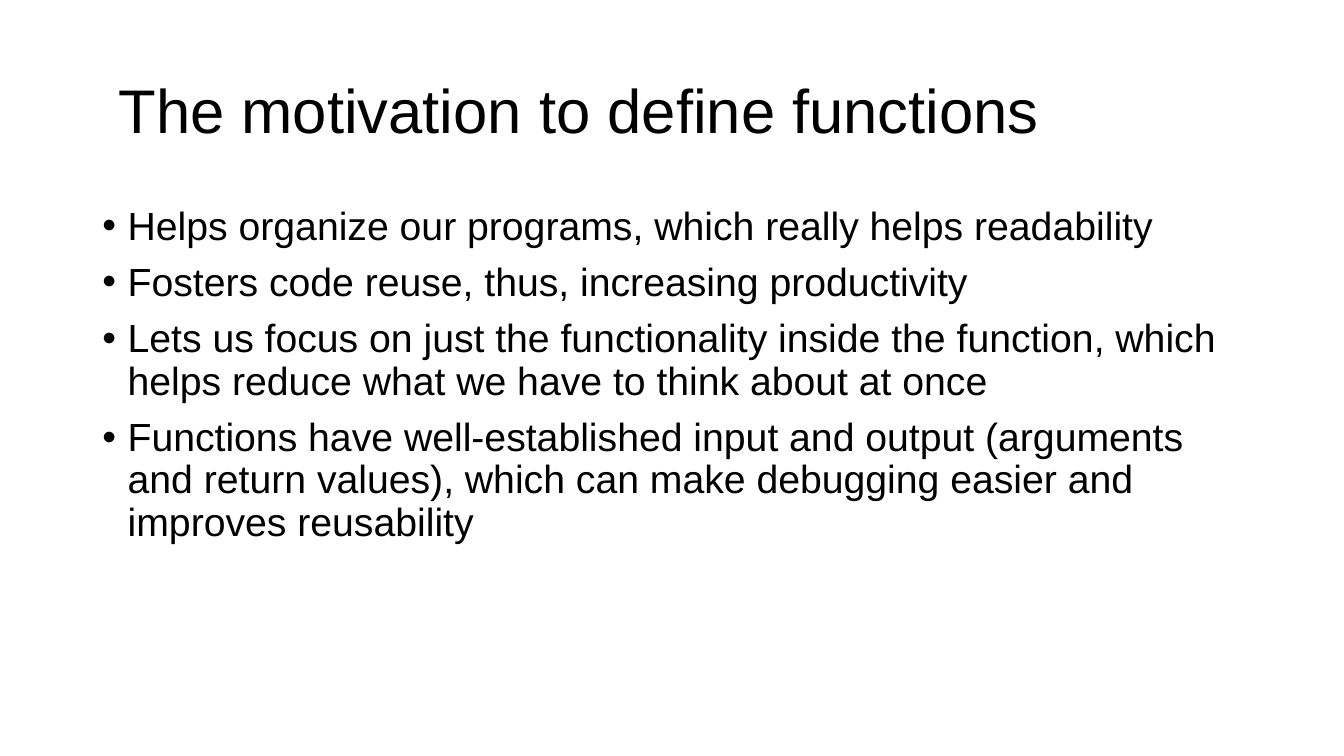
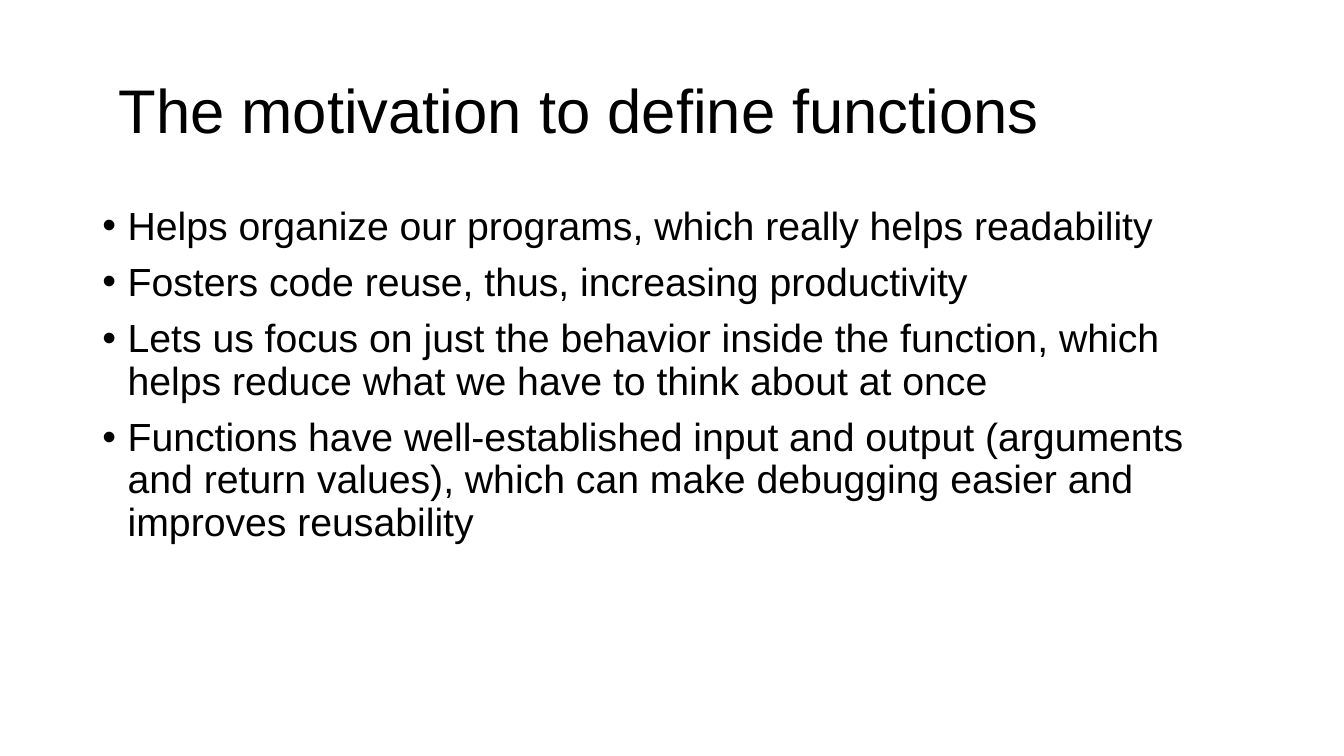
Before and after one commit to parrt/msds501, a slide deck: slide 6 of slides/functions.pptx (slide 5 before the commit). Drawn at 1344x756 pixels with LibreOffice and Linux fonts; fonts in the diff are those of the drawing; background and template pictures are left out. Boxes give left, top, right and bottom in pixels: in the first picture for what was removed or moved away, otherwise in the second. Text is boxed around its words. In the diff, an @@ line names an element or a change of style, - is before the commit and + after.

```diff
--- a/slides/functions.pptx
+++ b/slides/functions.pptx
@@ text at (128, 323, 1159, 403): text changed @@
-• Lets us focus on just the functionality inside the function, which helps reduce what we have to think about at once
+• Lets us focus on just the behavior inside the function, which helps reduce what we have to think about at once
```
Also in this commit, not shown: 10 other slides changed, 8 slides added, 4 other files.
